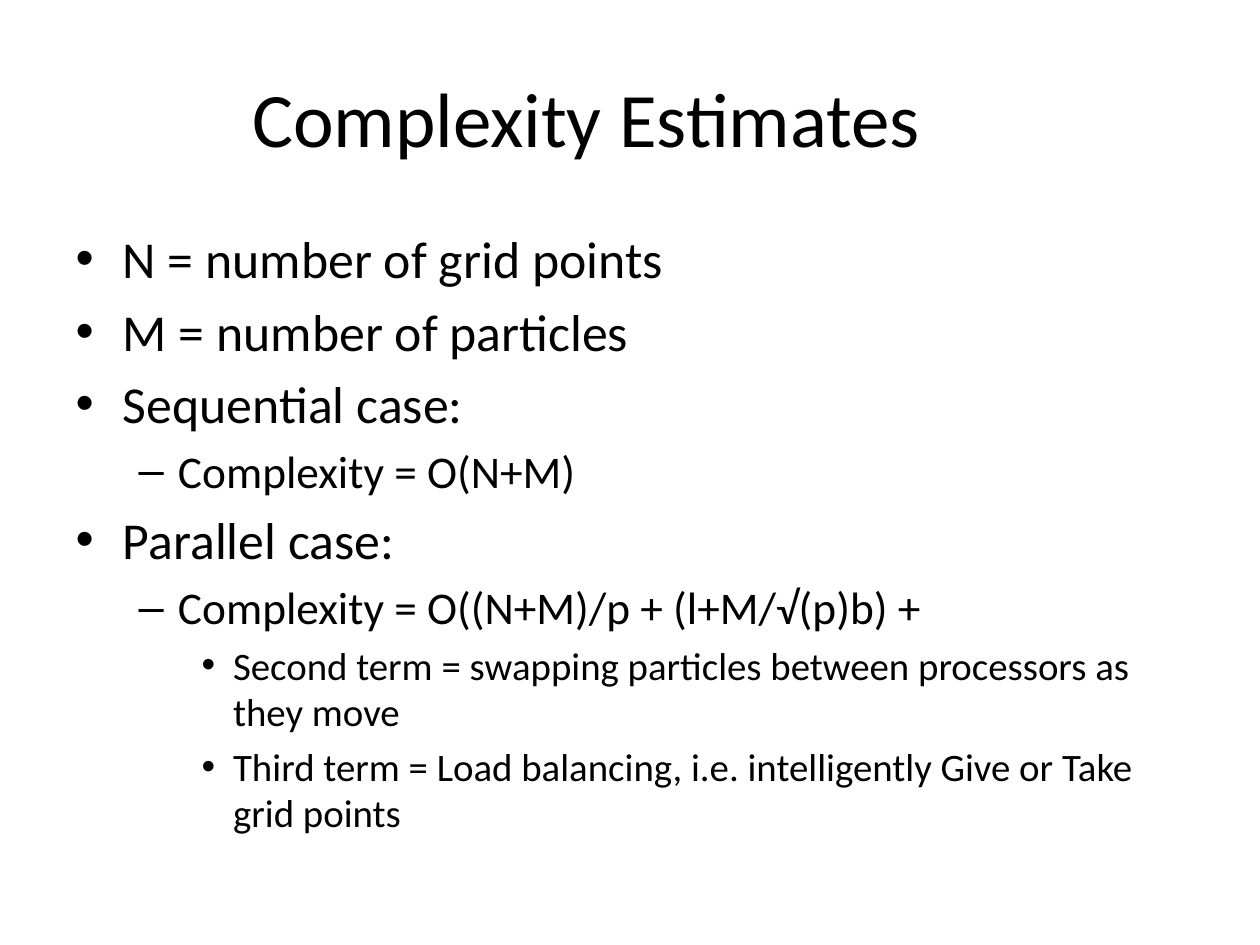
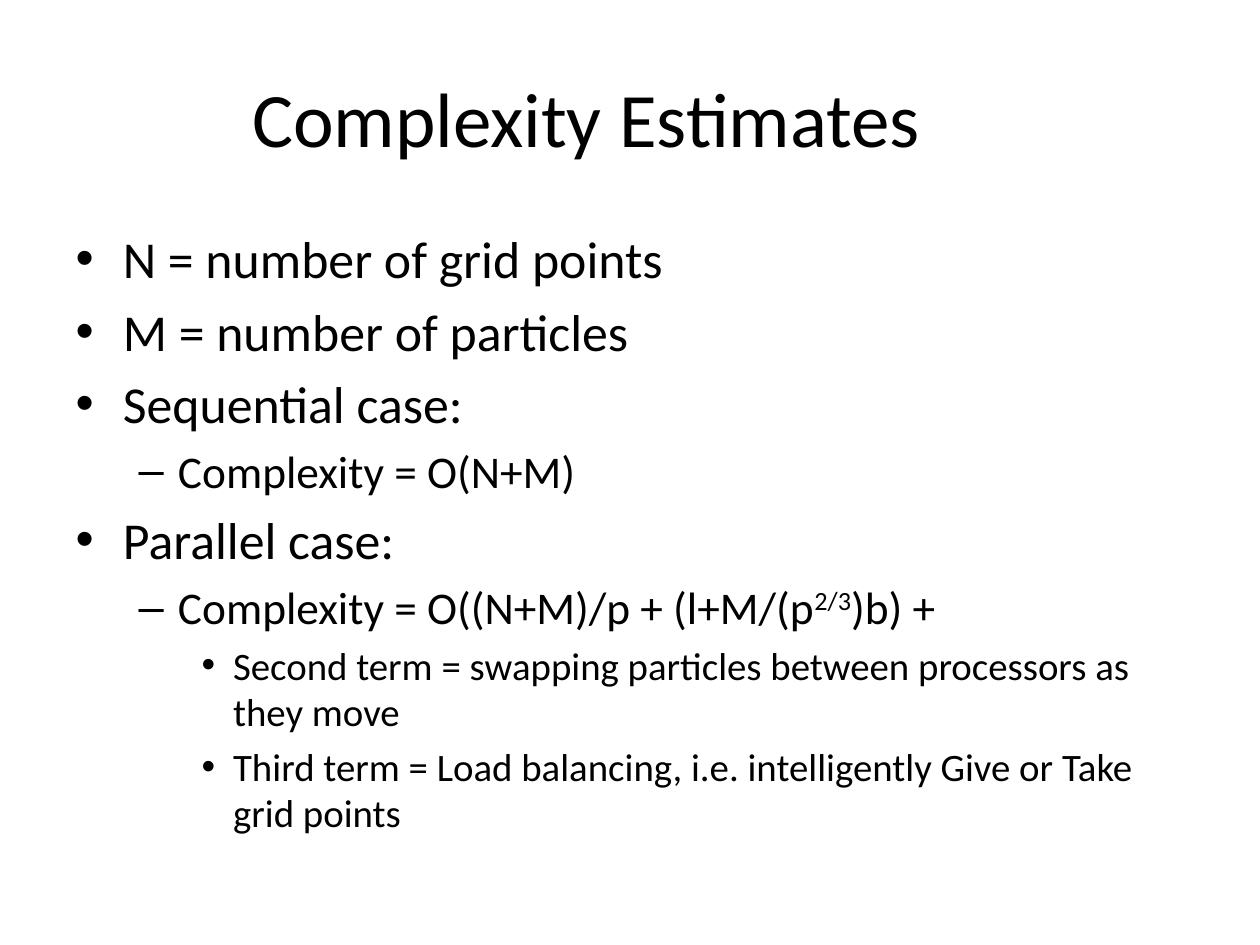
Before and after one commit to mgsholte/dynogrid, a slide deck: slide 4 of Dynogrid_ProgressReport_v1.pptx (slide 5 before the commit). Drawn at 1260x945 pixels with LibreOffice and Linux fonts; fonts in the diff are those of the drawing. Boxes give left, top, right and bottom in pixels: in the first picture for what was removed or moved away, otherwise in the second. Text is boxed around its words. In the diff, an @@ line names an element or a change of style, - is before the commit and + after.

```diff
--- a/Dynogrid_ProgressReport_v1.pptx
+++ b/Dynogrid_ProgressReport_v1.pptx
@@ text at (178, 591, 902, 632): text changed @@
-  – Complexity = O((N+M)/p + (l+M/√(p)b) +
+  – Complexity = O((N+M)/p + (l+M/(p2/3)b) +
```
Also in this commit, not shown: 3 other slides changed, 1 slide removed.
